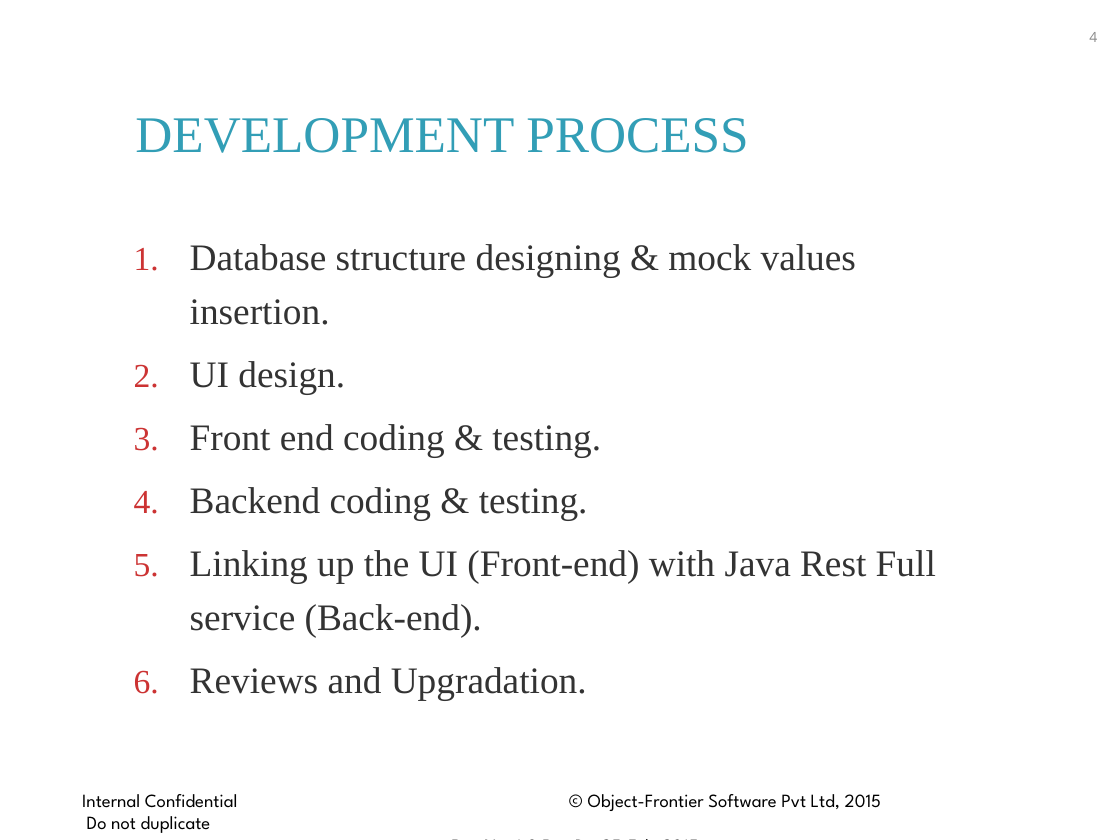
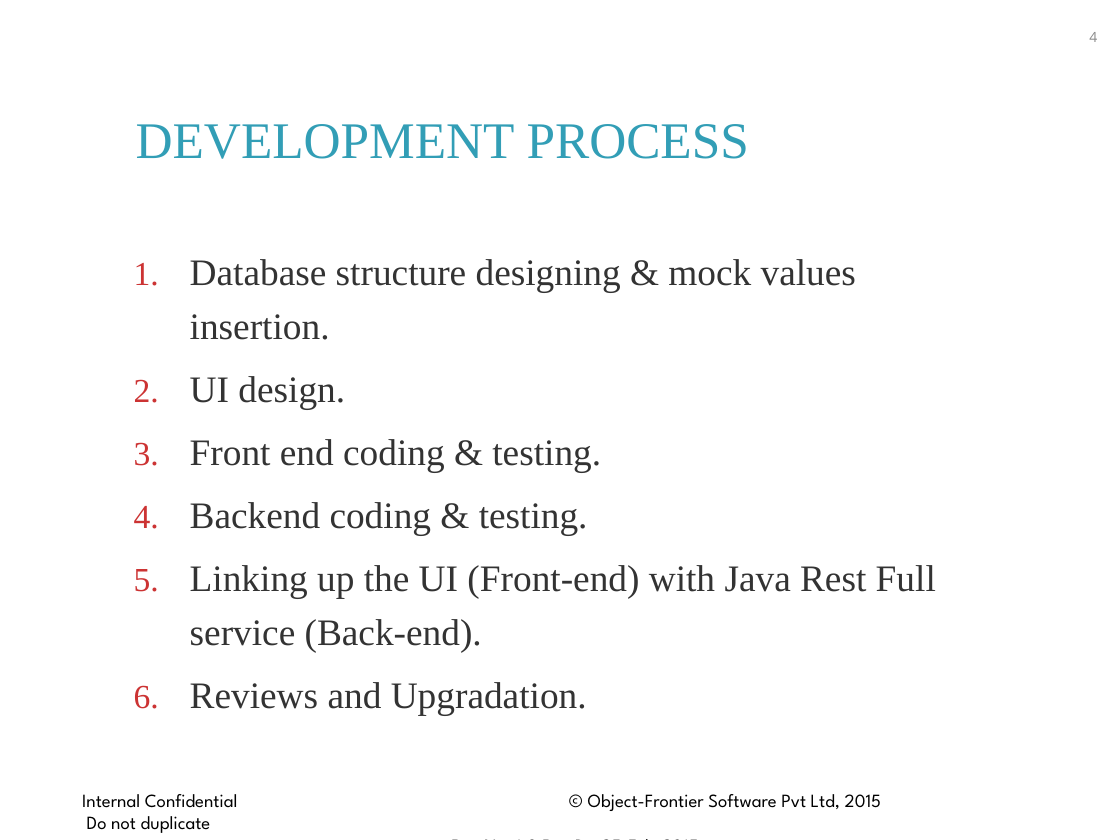
Before and after one commit to santoshofs/TesT, a slide deck: slide 4 of Activity/Mvp/OFS_PPT_Template.ppt. Drawn at 1120x840 pixels with LibreOffice and Linux fonts; fonts in the diff are those of the drawing; background and template pictures are left out. Boxes give left, top, right and bottom in pixels: in the first picture for what was removed or moved away, otherwise in the second. Text is boxed around its words. In the diff, an @@ line names an element or a change of style, - is before the commit and + after.

```diff
--- a/Activity/Mvp/OFS_PPT_Template.ppt
+++ b/Activity/Mvp/OFS_PPT_Template.ppt
@@ title "DEVELOPMENT PROCESS" moved from (x1=135, y1=118, x2=748, y2=153) to (x1=136, y1=124, x2=749, y2=159) @@
@@ text "Database structure designing & mock ..." moved from (x1=190, y1=244, x2=936, y2=700) to (x1=190, y1=259, x2=936, y2=715) @@
```
Also in this commit, not shown: 6 other slides changed, 2 slides added, 1 slide removed.
